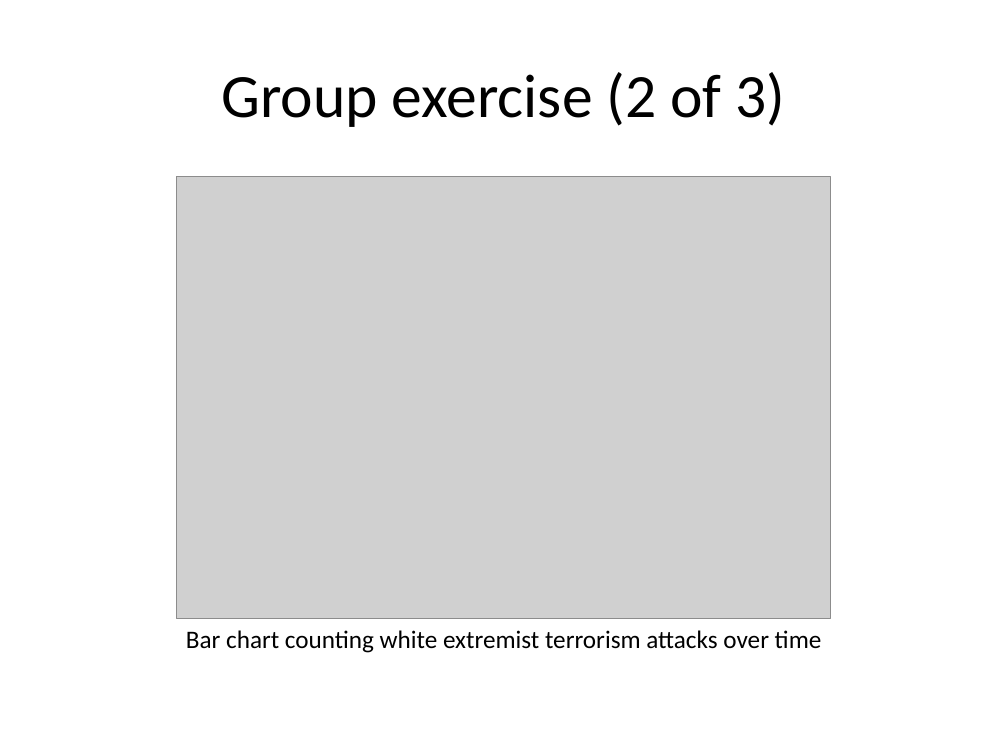
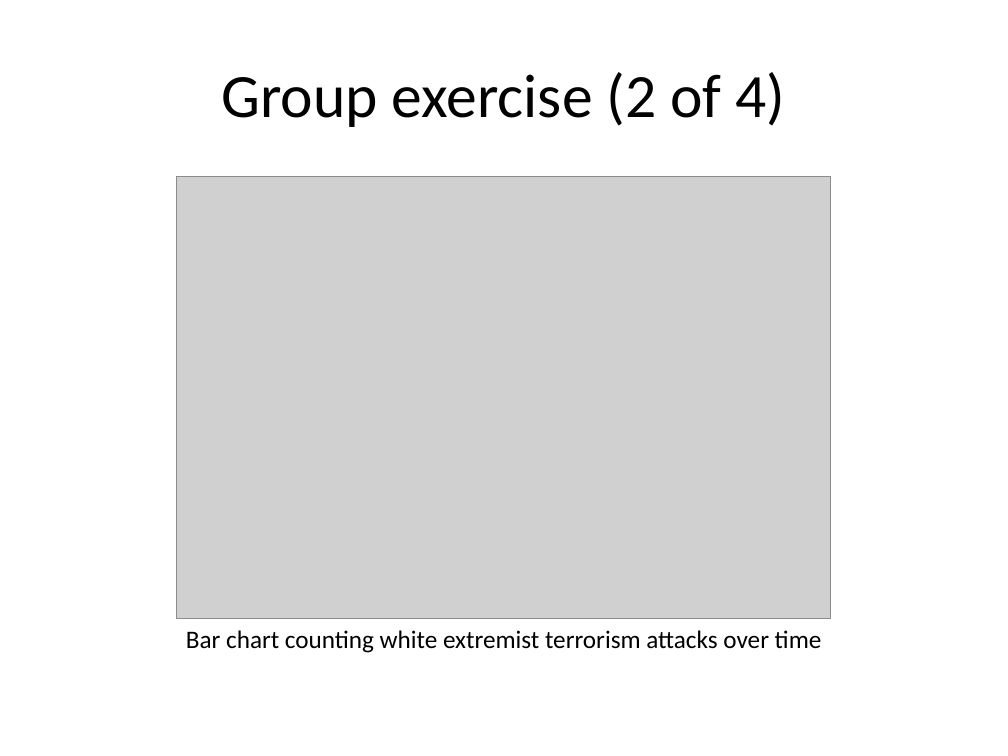
Before and after one commit to pmean/data-visualization, a slide deck: slide 3 of data-viz-02/src/exercise-group.pptx. Drawn at 1008x756 pixels with LibreOffice and Linux fonts; fonts in the diff are those of the drawing; grey boxes stand for pictures. Boxes give left, top, right and bottom in pixels: in the first picture for what was removed or moved away, otherwise in the second. Text is boxed around its words. In the diff, an @@ line names an element or a change of style, - is before the commit and + after.

Commit message:
Added third group exercise to data-viz-02

```diff
--- a/data-viz-02/src/exercise-group.pptx
+++ b/data-viz-02/src/exercise-group.pptx
@@ title at [222,72,786,127]: text changed @@
-Group exercise (2 of 3)
+Group exercise (2 of 4)
```
Also in this commit, not shown: 2 other slides changed, 1 slide added, 3 other files.
